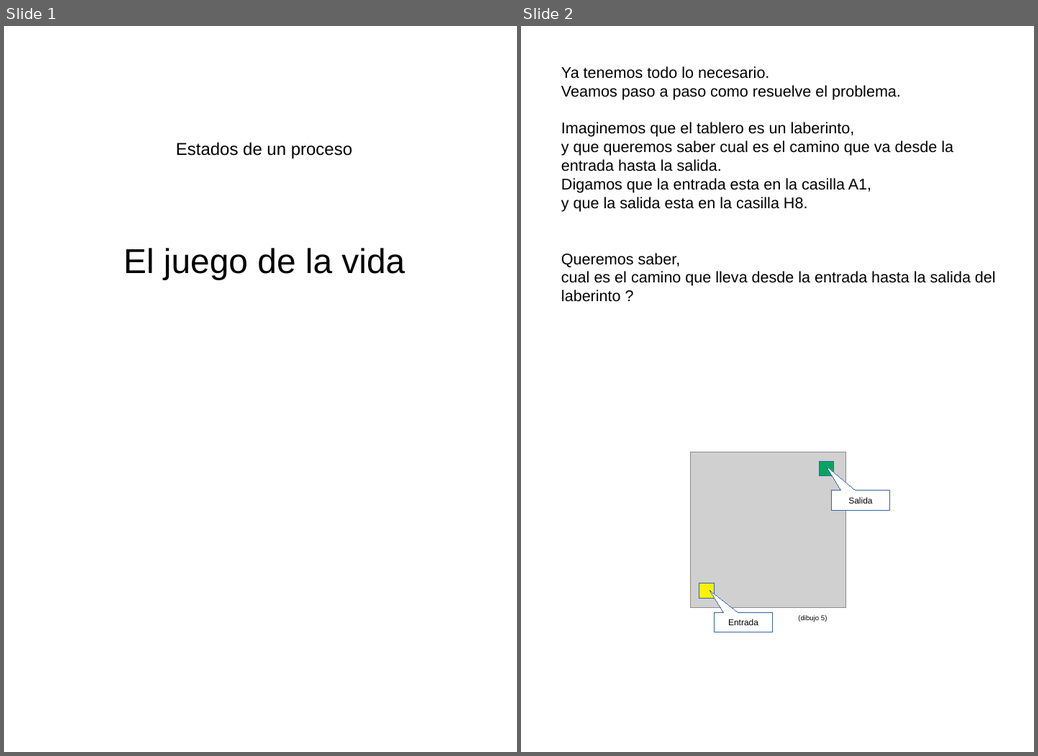
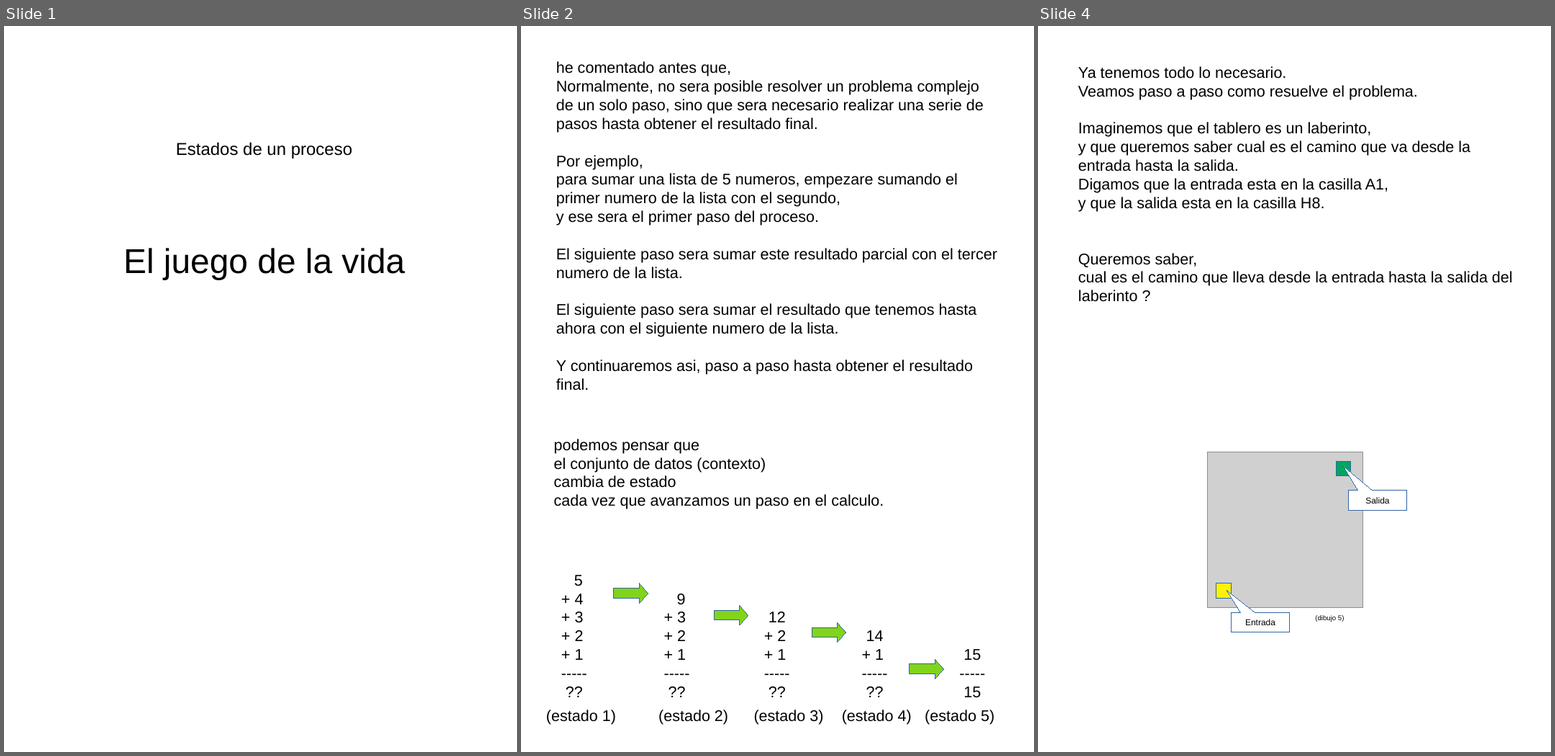
Before and after one commit to fabhrius/La-Cosa, a slide deck: capitulos/Estados de un proceso/Estados de un proceso.odp. Shown side by side, each under a label of ours: slides 1 and 2 before the commit, slides 1, 2 and 4 after it; the slides between them are not shown. The pictures are 1038x756 and 1555x756 pixels, drawn with LibreOffice and Linux fonts; fonts in the diff are those of the drawing; grey boxes stand for pictures. Boxes give left, top, right and bottom in pixels: in the first picture for what was removed or moved away, otherwise in the second. Text is boxed around its words. In the diff, an @@ line names an element or a change of style, - is before the commit and + after.

Commit message:
estados de un proceso - borrador inicio

```diff
--- a/capitulos/Estados de un proceso/Estados de un proceso.odp
+++ b/capitulos/Estados de un proceso/Estados de un proceso.odp
@@ slide 2 added at (521, 26, 1034, 752), background #FFFFFF @@
@@ text added at (556, 61, 998, 374), 18 pt, text #000000 @@
+he comentado antes que,
+Normalmente, no sera posible resolver un problema complejo de un solo paso, sino que sera necesario realizar una serie de pasos hasta obtener el resultado final.
+Por ejemplo,
+para sumar una lista de 5 numeros, empezare sumando el primer numero de la lista con el segundo,
+y ese sera el primer paso del proceso.
+El siguiente paso sera sumar este resultado parcial con el tercer numero de la lista.
+El siguiente paso sera sumar el resultado que tenemos hasta ahora con el siguiente numero de la lista.
+Y continuaremos asi, paso a paso hasta obtener el resultado final.
@@ text added at (554, 439, 884, 509), 18 pt, text #000000 @@
+podemos pensar que
+el conjunto de datos (contexto)
+cambia de estado
+cada vez que avanzamos un paso en el calculo.
@@ text added at (574, 575, 584, 660), 18 pt, text #000000 @@
+5
++ 4
++ 3
++ 2
++ 1
+-----
+??
@@ right arrow added at (614, 583, 648, 603), fill #81D41A, outline #3465A4 0 pt @@
@@ text added at (677, 593, 686, 660), 18 pt, text #000000 @@
+9
++ 3
++ 2
++ 1
+-----
+??
@@ right arrow added at (714, 605, 749, 624), fill #81D41A, outline #3465A4 0 pt @@
@@ text added at (769, 611, 786, 660), 18 pt, text #000000 @@
+12
++ 2
++ 1
+-----
+??
@@ right arrow added at (812, 623, 846, 642), fill #81D41A, outline #3465A4 0 pt @@
@@ text added at (867, 630, 884, 660), 18 pt, text #000000 @@
+14
++ 1
+-----
+??
@@ text added at (964, 649, 981, 698), 18 pt, text #000000 @@
+15
+-----
+15
@@ right arrow added at (910, 659, 944, 678), fill #81D41A, outline #3465A4 0 pt @@
@@ text added at (546, 709, 616, 724), 18 pt, text #000000 @@
+(estado 1)
@@ text added at (659, 709, 728, 724), 18 pt, text #000000 @@
+(estado 2)
@@ text added at (754, 709, 823, 724), 18 pt, text #000000 @@
+(estado 3)
@@ text added at (842, 709, 912, 724), 18 pt, text #000000 @@
+(estado 4)
@@ text added at (925, 709, 995, 724), 18 pt, text #000000 @@
+(estado 5)
@@ what was slide 2 is now slide 4 @@
```
Also in this commit, not shown: 1 other slide added, 1 other file.
